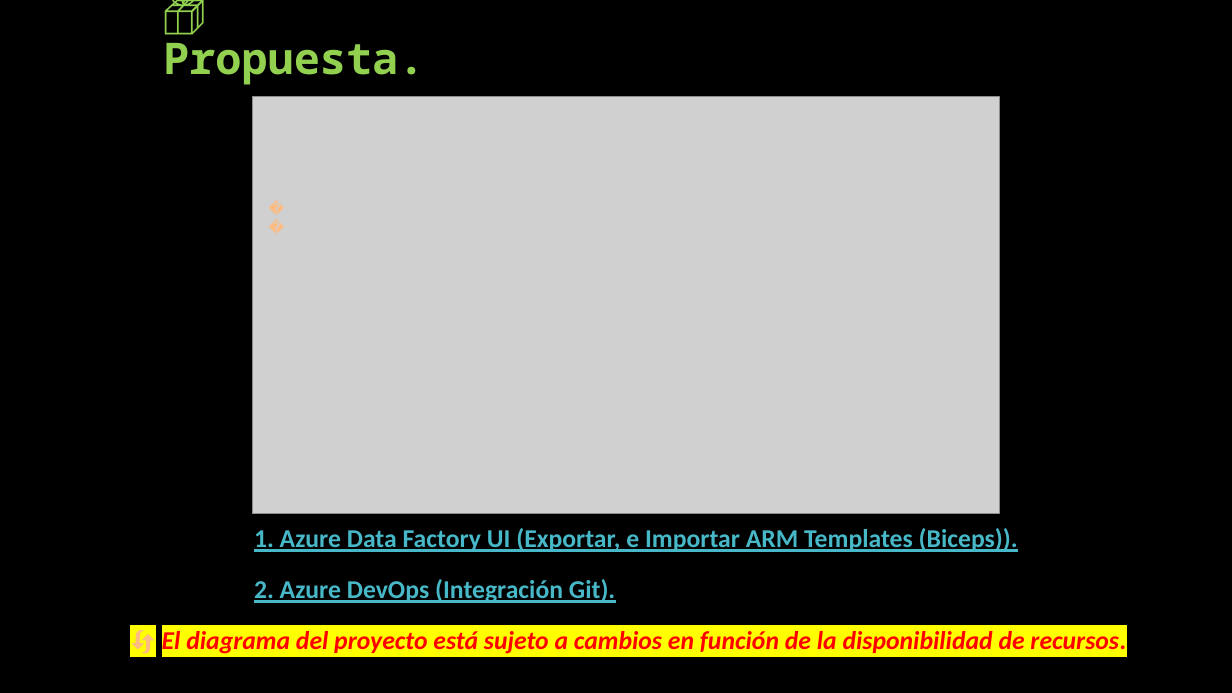
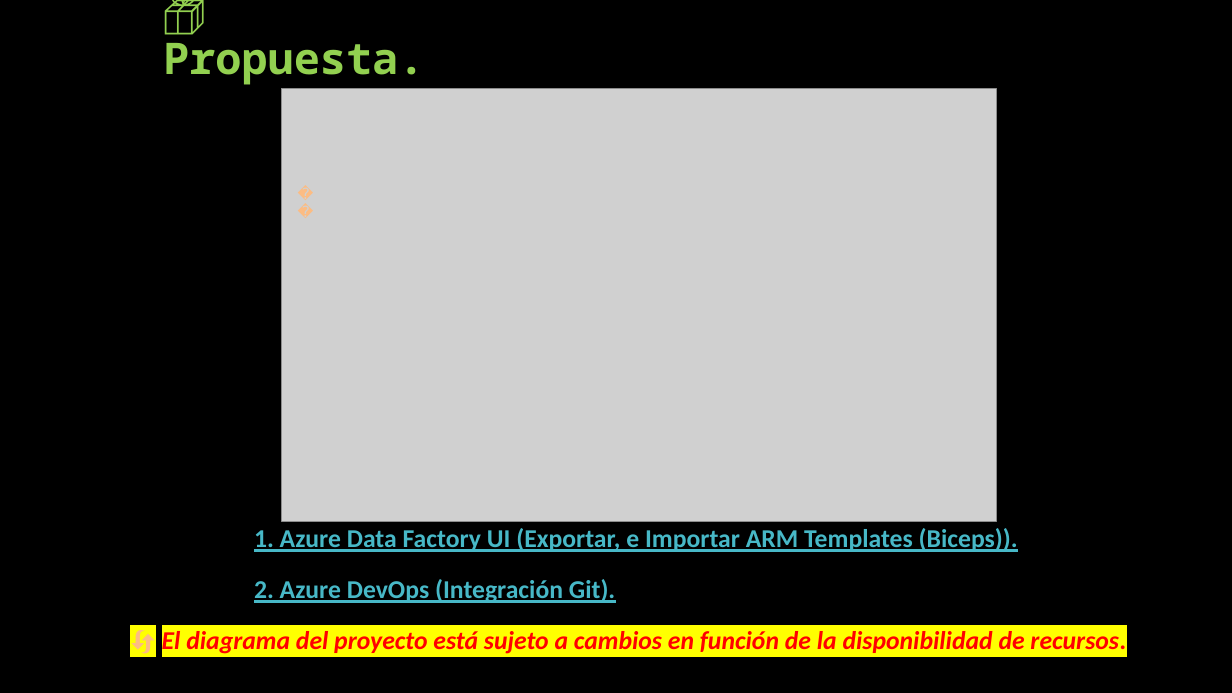
Before and after one commit to OMaciasd/datafactory-migration, a slide deck: slide 5 of Diagrams/guides/Propuesta migracion - Perceptio.pptx. Drawn at 1232x693 pixels with LibreOffice and Linux fonts; fonts in the diff are those of the drawing; grey boxes stand for pictures. Boxes give left, top, right and bottom in pixels: in the first picture for what was removed or moved away, otherwise in the second. Text is boxed around its words. In the diff, an @@ line names an element or a change of style, - is before the commit and + after.

```diff
--- a/Diagrams/guides/Propuesta migracion - Perceptio.pptx
+++ b/Diagrams/guides/Propuesta migracion - Perceptio.pptx
@@ picture resized from (x1=252, y1=96, x2=1000, y2=514) to (x1=281, y1=89, x2=996, y2=521) @@
@@ text "🔄" moved from (x1=260, y1=195, x2=288, y2=223) to (x1=288, y1=179, x2=317, y2=207) @@
```
Also in this commit, not shown: 4 other slides changed, 5 other files.
